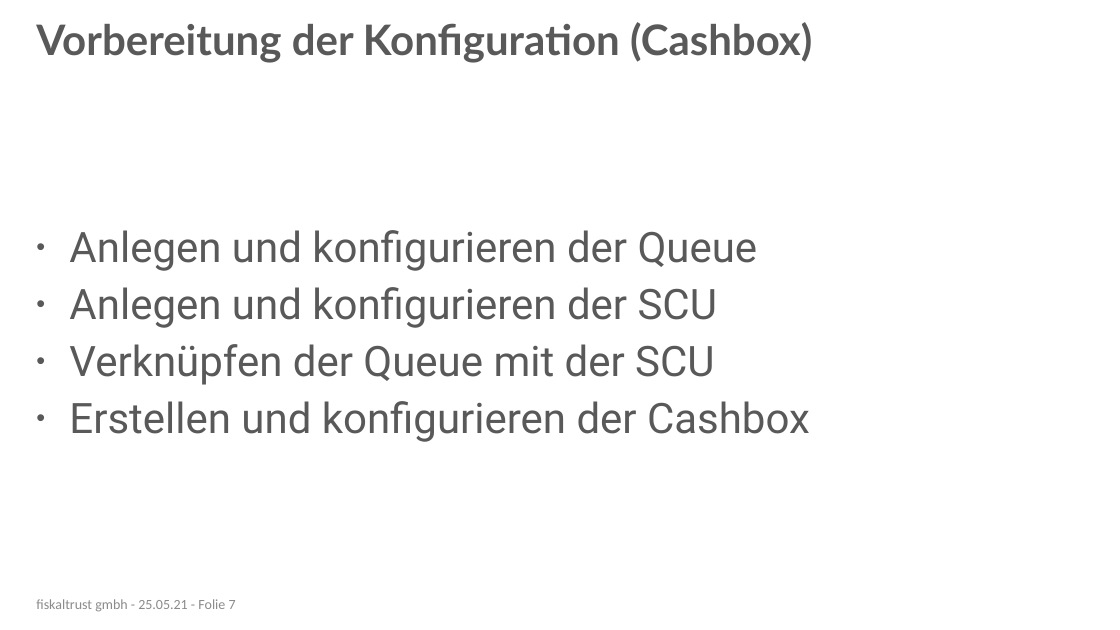
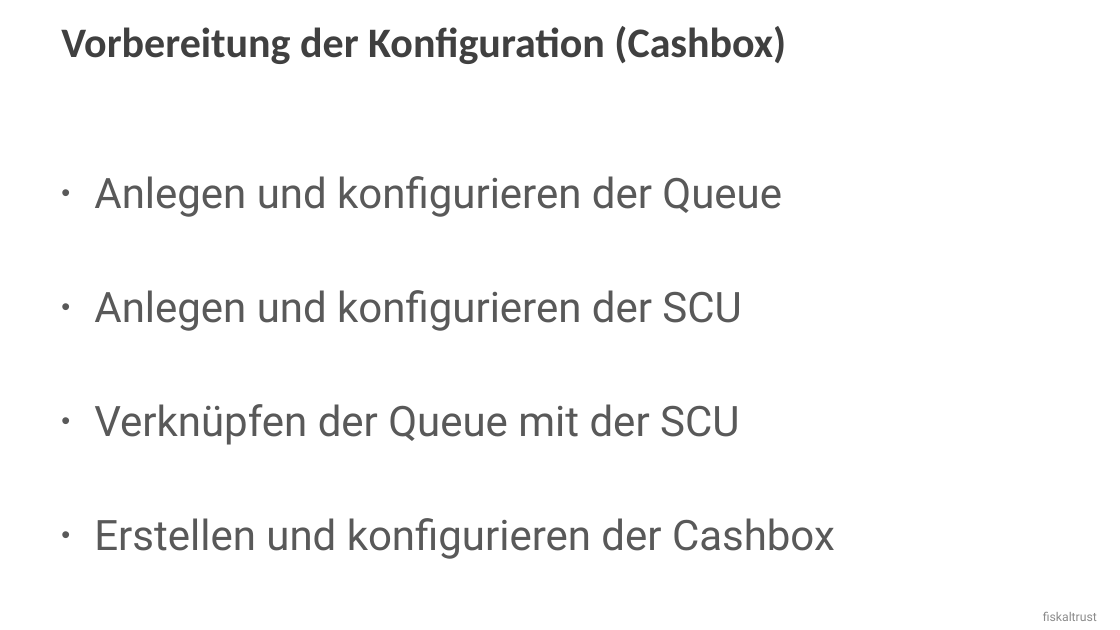
Before and after one commit to fiskaltrust/getting-started, a slide deck: slide 8 of posdealers/presentations/tech/media/posdealer-tech-rollout.pptx (slide 7 before the commit). Drawn at 1120x630 pixels with LibreOffice and Linux fonts; fonts in the diff are those of the drawing; background and template pictures are left out. Boxes give left, top, right and bottom in pixels: in the first picture for what was removed or moved away, otherwise in the second. Text is boxed around its words. In the diff, an @@ line names an element or a change of style, - is before the commit and + after.

```diff
--- a/posdealers/presentations/tech/media/posdealer-tech-rollout.pptx
+++ b/posdealers/presentations/tech/media/posdealer-tech-rollout.pptx
@@ title "Vorbereitung der Konfiguration (Cashbox)": place and size @@
-title "Vorbereitung der Konfiguration (Cashbox)" at [36,22,812,63]
+title "Vorbereitung der Konfiguration (Cashbox)" at [61,26,786,64]
@@ title "Vorbereitung der Konfiguration (Cashbox)" at [61,26,786,64]: font Lato to Calibri, text colour #595959 to #404040; vertical alignment middle to top @@
@@ text "Anlegen und konfigurieren der Queue" rewrapped from [69,230,810,442] to [94,176,835,559] @@
@@ text removed at [36,599,236,612] @@
-fiskaltrust gmbh - 25.05.21 - Folie 7
@@ text added at [1043,612,1097,621], 10.5 pt, text #8C8C8C @@
+fiskaltrust
```
Also in this commit, not shown: 9 other slides changed, 2 slides added, 2 slides removed, 3 other files.
